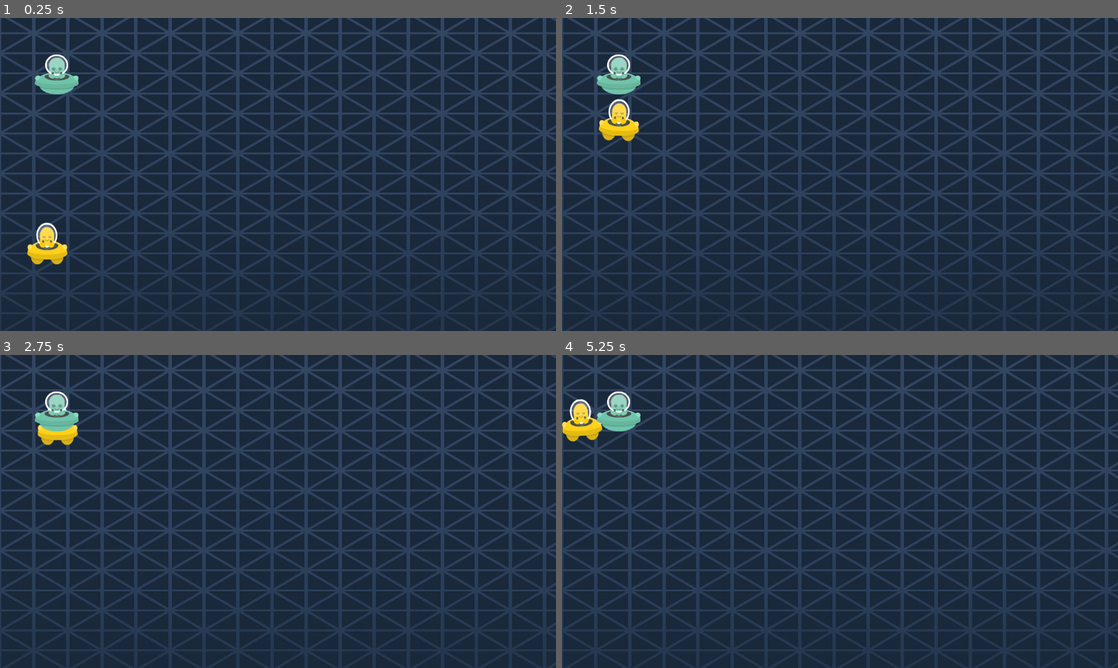
Above: before the commit, frames 1-4 (two rows, left to right).
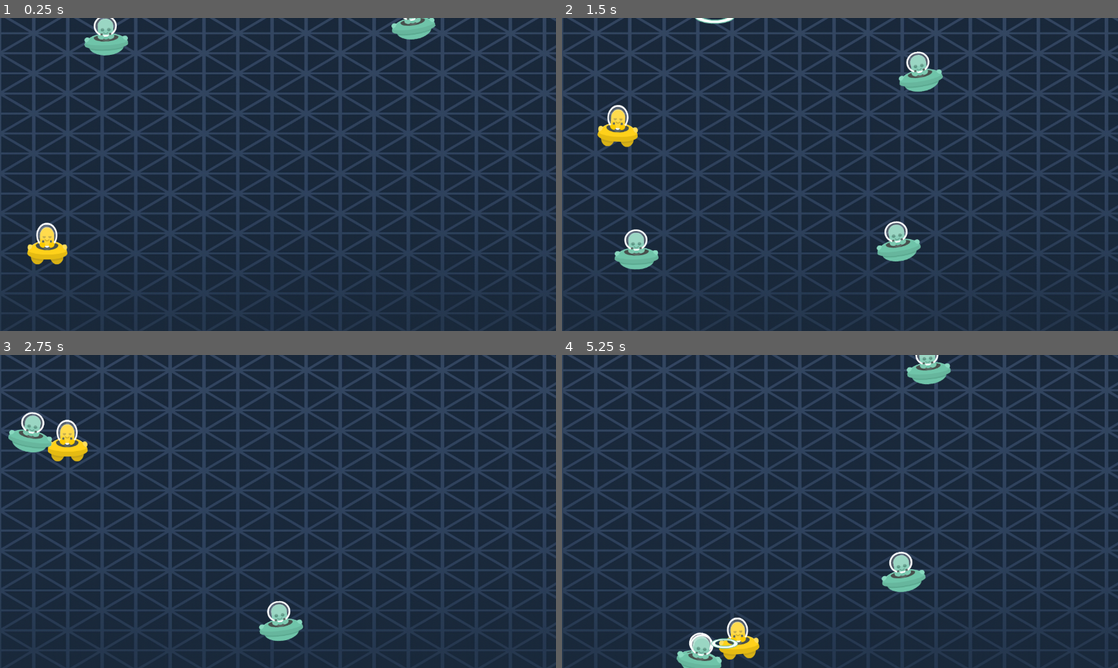
Above: after the commit, the same moments.

Repository: Ahmet-CSS/Spaceship-Game
Game: Godot game, scene res://scenes/level.tscn
Same seed, same stepped clock (60 frames per second), same inputs: the game is played once before the commit and once after it.
Inputs (mouse positions are in pixels of both pictures, inside the frame that each line leads up to):
- Up to frame 1 (0.25 s): no input
- Up to frame 2 (1.5 s): move the mouse to (962, 158) at 0.52 s; hold W (move_up) 0.53-1.28 s; click (962, 158) at 0.6 s; move the mouse to (728, 190) at 1.27 s; hold S (move_down) from 1.28 s (still down); tap D (move_righ) at 1.35 s
- Up to frame 3 (2.75 s): click (166, 527) at 1.55 s; move the mouse to (333, 442) at 2.02 s; release S (move_down) at 2.03 s; hold W (move_up) from 2.03 s (still down); click (333, 442) at 2.1 s
- Up to frame 4 (5.25 s): move the mouse to (812, 574) at 2.77 s; click (812, 574) at 2.85 s; move the mouse to (1006, 558) at 3.52 s; release W (move_up) at 3.53 s; hold A (move_left) 3.53-5.03 s; tap D (move_righ) at 3.6 s; click (1006, 558) at 3.8 s; move the mouse to (673, 464) at 4.27 s; click (673, 464) at 4.35 s; move the mouse to (867, 511) at 5.02 s; hold S (move_down) from 5.03 s (still down); click (867, 511) at 5.1 s

The runs differ from the first frame. In frame 1, 1.7% of the frame differs, in the area x 6-79%, y 0-25%; in frame 2, 3.3%; in frame 3, 2.5%; in frame 4, 3.7%, in the area x 0-70%, y 0-100%.
Error before the commit: Cannot call method 'add_child' on a null value. (res://scripts/level.gd:12)

Commit message:
wrapping up and pushing

Diff:
--- a/survivor/project.godot
+++ b/survivor/project.godot
@@ -42,3 +42,16 @@
 "events": [Object(InputEventKey,"resource_local_to_scene":false,"resource_name":"","device":-1,"window_id":0,"alt_press …(192 unchanged characters)…
 ]
 }
+shoot={
+"deadzone": 0.2,
+"events": [Object(InputEventMouseButton,"resource_local_to_scene":false,"resource_name":"","device":-1,"window_id":0,"alt_pressed":false,"shift_pressed":false,"ctrl_pressed":false,"meta_pressed":false,"button_mask":0,"position":Vector2(0, 0),"global_position":Vector2(0, 0),"factor":1.0,"button_index":1,"canceled":false,"pressed":false,"double_click":false,"script":null)
+, Object(InputEventKey,"resource_local_to_scene":false,"resource_name":"","device":-1,"window_id":0,"alt_pressed":false,"shift_pressed":false,"ctrl_pressed":false,"meta_pressed":false,"pressed":false,"keycode":0,"physical_keycode":4194309,"key_label":0,"unicode":0,"location":0,"echo":false,"script":null)
+]
+}
+
+[layer_names]
+
+2d_render/layer_1="Player"
+2d_render/layer_2="Enemy"
+2d_render/layer_3="Walls"
+2d_render/layer_4="Laser"
--- a/survivor/scenes/enemy.tscn
+++ b/survivor/scenes/enemy.tscn
@@ -3,7 +3,9 @@
 [ext_resource type="Texture2D" uid="uid://bmoqj50j4o71d" path="res://assets/SpaceAliens/shipGreen_manned.png" id="1_7p1mj"]
 [ext_resource type="Script" uid="uid://dv3mhyv3lkvim" path="res://scripts/enemy.gd" id="1_md0e3"]
 
-[node name="Enemy" type="Area2D"]
+[node name="Enemy" type="CharacterBody2D"]
+collision_layer = 2
+collision_mask = 9
 script = ExtResource("1_md0e3")
 
 [node name="enemyImg" type="Sprite2D" parent="."]
@@ -14,4 +16,4 @@
 [node name="CollisionPolygon2D" type="CollisionPolygon2D" parent="."]
 polygon = PackedVector2Array(-17, -43, -11, -47, -6, -49, 8, -49, 16, -46, 22, -41, 26, -35, 28, -27, 28, -20, 27, -16, …(621 unchanged characters)…
 
-[connection signal="body_entered" from="." to="." method="_on_body_entered"]
+[connection signal="enemy_killed" from="." to="." method="_on_enemy_killed"]
--- a/survivor/scenes/laser.tscn
+++ b/survivor/scenes/laser.tscn
@@ -4,6 +4,8 @@
 [ext_resource type="Texture2D" uid="uid://cwyq4870c0ne6" path="res://assets/SpaceAliens/laserGreen3.png" id="1_fn5yt"]
 
 [node name="laser" type="Area2D"]
+collision_layer = 8
+collision_mask = 2
 script = ExtResource("1_a7dhc")
 
 [node name="Sprite2D" type="Sprite2D" parent="."]
--- a/survivor/scenes/level.tscn
+++ b/survivor/scenes/level.tscn
@@ -1,9 +1,10 @@
-[gd_scene load_steps=9 format=3 uid="uid://b0em6iagadxo0"]
+[gd_scene load_steps=10 format=3 uid="uid://b0em6iagadxo0"]
 
 [ext_resource type="Script" uid="uid://cvxd4gpiiedci" path="res://scripts/level.gd" id="1_mx8sn"]
 [ext_resource type="Texture2D" uid="uid://c4f7pmn4slwoh" path="res://assets/SpaceAliens/backround.png" id="1_w8frs"]
 [ext_resource type="PackedScene" uid="uid://b1ihvuyt2wwx3" path="res://scenes/player.tscn" id="2_mx8sn"]
 [ext_resource type="PackedScene" uid="uid://s3cvey20yfsw" path="res://scenes/enemy.tscn" id="3_ppgk2"]
+[ext_resource type="Script" uid="uid://037236id2mwd" path="res://scripts/enemy_spawner.gd" id="5_ppgk2"]
 
 [sub_resource type="RectangleShape2D" id="RectangleShape2D_w8frs"]
 size = Vector2(50, 720)
@@ -31,33 +32,47 @@
 [node name="Enemy" parent="." instance=ExtResource("3_ppgk2")]
 position = Vector2(129, 133)
 
-[node name="Borders" type="Node" parent="."]
+[node name="Borders" type="Node2D" parent="."]
 
 [node name="StaticBody2D" type="StaticBody2D" parent="Borders"]
+collision_layer = 4
+collision_mask = 3
 
 [node name="CollisionShape2D" type="CollisionShape2D" parent="Borders/StaticBody2D"]
 position = Vector2(-25, 359)
 shape = SubResource("RectangleShape2D_w8frs")
 
 [node name="StaticBody2D2" type="StaticBody2D" parent="Borders"]
+collision_layer = 4
+collision_mask = 3
 
 [node name="CollisionShape2D" type="CollisionShape2D" parent="Borders/StaticBody2D2"]
 position = Vector2(637, -13.5)
 shape = SubResource("RectangleShape2D_mx8sn")
 
 [node name="StaticBody2D3" type="StaticBody2D" parent="Borders"]
+collision_layer = 4
+collision_mask = 3
 
 [node name="CollisionShape2D" type="CollisionShape2D" parent="Borders/StaticBody2D3"]
 position = Vector2(1310, 359)
 shape = SubResource("RectangleShape2D_ppgk2")
 
 [node name="StaticBody2D4" type="StaticBody2D" parent="Borders"]
+collision_layer = 4
+collision_mask = 3
 
 [node name="CollisionShape2D" type="CollisionShape2D" parent="Borders/StaticBody2D4"]
 position = Vector2(643.25, 737)
 shape = SubResource("RectangleShape2D_2r41h")
 
-[node name="Timer" type="Timer" parent="."]
+[node name="EnemyTimer" type="Timer" parent="."]
 autostart = true
 
-[connection signal="timeout" from="Timer" to="." method="_on_timer_timeout"]
+[node name="Enemies" type="Node2D" parent="."]
+script = ExtResource("5_ppgk2")
+
+[node name="Lasers" type="Node2D" parent="."]
+
+[connection signal="laser" from="Player" to="." method="_on_player_laser"]
+[connection signal="timeout" from="EnemyTimer" to="." method="_on_timer_timeout"]
--- a/survivor/scenes/player.tscn
+++ b/survivor/scenes/player.tscn
@@ -3,7 +3,8 @@
 [ext_resource type="Script" uid="uid://dcofh3vyyysq0" path="res://scripts/player.gd" id="1_g2els"]
 [ext_resource type="Texture2D" uid="uid://bff6mjtwo3h27" path="res://assets/SpaceAliens/shipYellow_manned.png" id="2_qhqgy"]
 
-[node name="Player" type="CharacterBody2D"]
+[node name="Player" type="CharacterBody2D" groups=["player"]]
+collision_mask = 6
 script = ExtResource("1_g2els")
 
 [node name="PlayerImg" type="Sprite2D" parent="."]
@@ -13,3 +14,12 @@
 
 [node name="CollisionPolygon2D" type="CollisionPolygon2D" parent="."]
 polygon = PackedVector2Array(-9, -21, -3, -27, 7, -29, 16, -28, 21, -24, 29, -17, 32, -5, 32, 6, 29, 14, 44, 22, 50, 21 …(289 unchanged characters)…
+
+[node name="LaserStartPos" type="Marker2D" parent="."]
+position = Vector2(9, -2)
+
+[node name="LaserTimer" type="Timer" parent="."]
+wait_time = 0.3
+one_shot = true
+
+[connection signal="timeout" from="LaserTimer" to="." method="_on_timer_timeout"]
--- a/survivor/scripts/enemy.gd
+++ b/survivor/scripts/enemy.gd
@@ -24,7 +24,7 @@
 func _process(delta: float) -> void:
 	position += Vector2(0, 1.0) * 400 *delta
 
-func _physics_process(delta: float) -> void:
+func _physics_process(_delta: float) -> void:
 	if player == null:
 		return
 
@@ -38,7 +38,7 @@
 	velocity = direction*speed
 	move_and_slide()
 
-func _on_body_entered(body: Node2D) -> void:
+func _on_body_entered(_body: Node2D) -> void:
 	print("body enterned") # Replace with function body.
 
 
--- a/survivor/scripts/laser.gd
+++ b/survivor/scripts/laser.gd
@@ -3,23 +3,10 @@
 @export var speed := 600.0
 var direction := Vector2.UP
 
+func _ready() -> void:
+	$Sprite2D.scale = Vector2(0, 0)
+	var tween = create_tween()
+	tween.tween_property($Sprite2D, 'scale', Vector2(1, 1), 0.2)
 
 func _process(delta: float) -> void:
 	position += direction * speed *delta
-#
-## Called when the node enters the scene tree for the first time.
-#func _ready() -> void:
-	#body_entered.connect(_on_body_entered)
-	#await get_tree().create_timer(2.0).timeout
-	#queue_free()
-#
-#
-## Called every frame. 'delta' is the elapsed time since the previous frame.
-#func _physics_process(delta: float) -> void:
-	#position += direction*speed*delta
-	#
-#func _on_body_entered(body):
-	#if body.is_in_group("Enemy"):
-		#if body.has_method("take_damage"):
-			#body.take_damage(10)
-	#queue_free()
